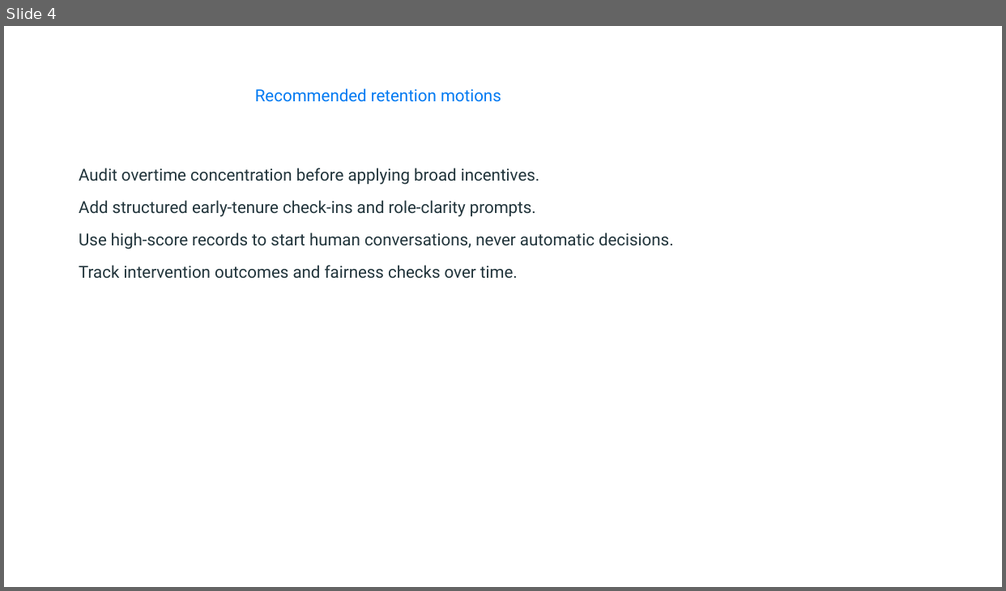
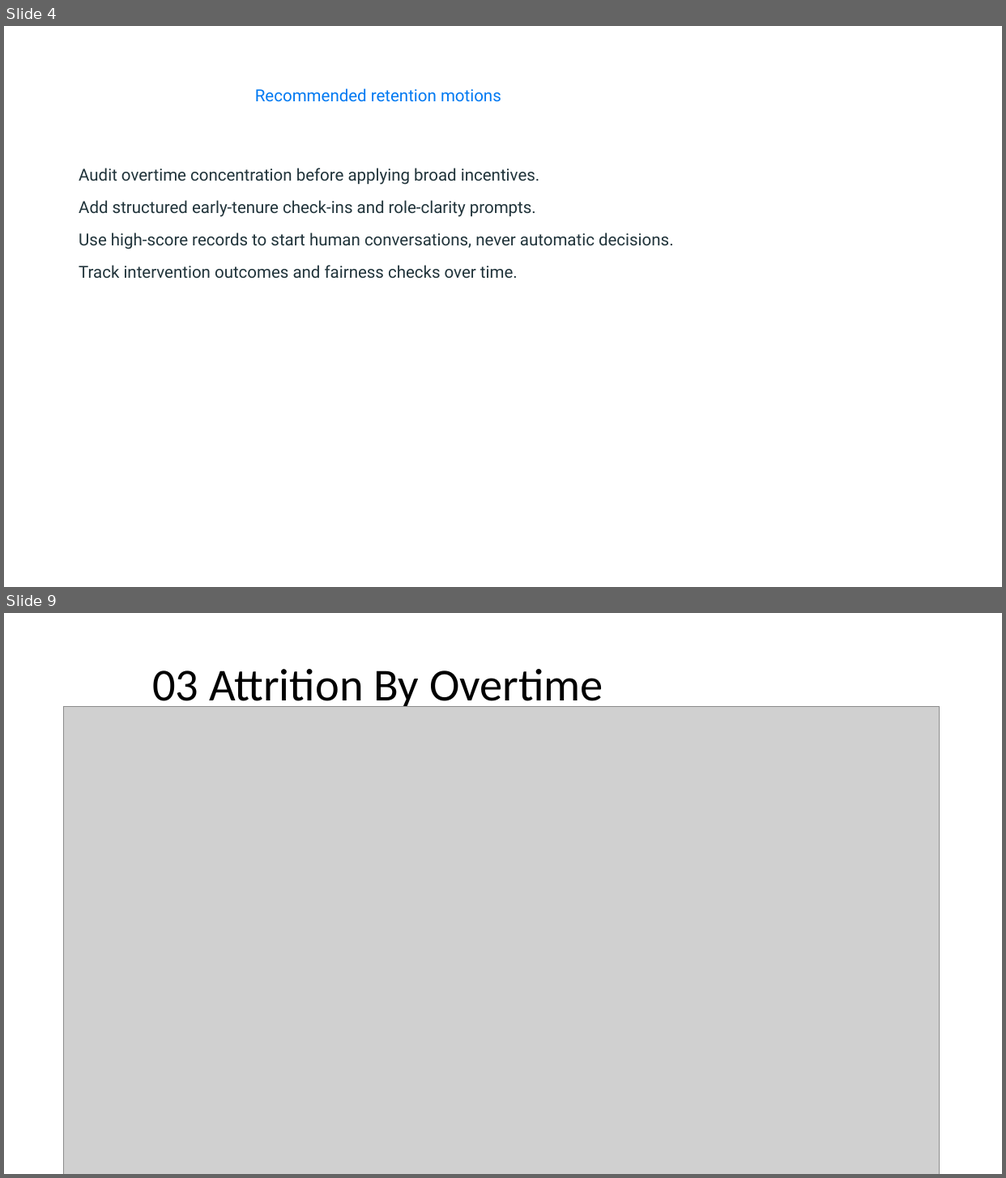
Before and after one commit to shivamsharma-builds/Data-Analytics-Internship, a slide deck: project_submission/reports/IBM_HR_Attrition_Executive_Summary.pptx. Shown one above the other, each under a label of ours: slide 4 before the commit, slides 4 and 9 after it; the slides between them are not shown. The pictures are 1006x591 and 1006x1178 pixels, drawn with LibreOffice and Linux fonts; fonts in the diff are those of the drawing; grey boxes stand for pictures. Boxes give left, top, right and bottom in pixels: in the first picture for what was removed or moved away, otherwise in the second. Text is boxed around its words. In the diff, an @@ line names an element or a change of style, - is before the commit and + after.

```diff
--- a/project_submission/reports/IBM_HR_Attrition_Executive_Summary.pptx
+++ b/project_submission/reports/IBM_HR_Attrition_Executive_Summary.pptx
@@ slide 9 added at [4,613,1002,1174], background #FFFFFF @@
@@ title added at [152,669,603,711], 44 pt, text #000000 @@
+03 Attrition By Overtime
@@ picture added at [64,707,940,1174] @@
```
Also in this commit, not shown: 6 other slides added, 4 other files.
